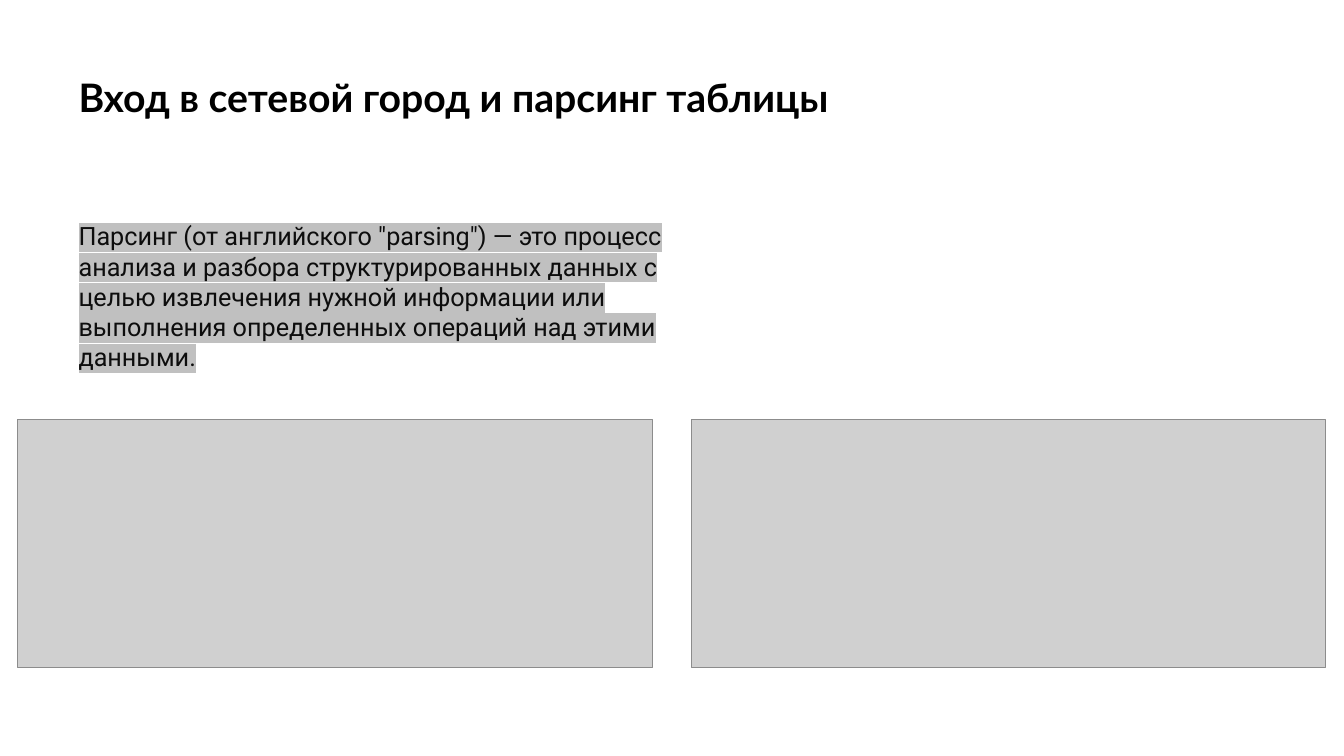
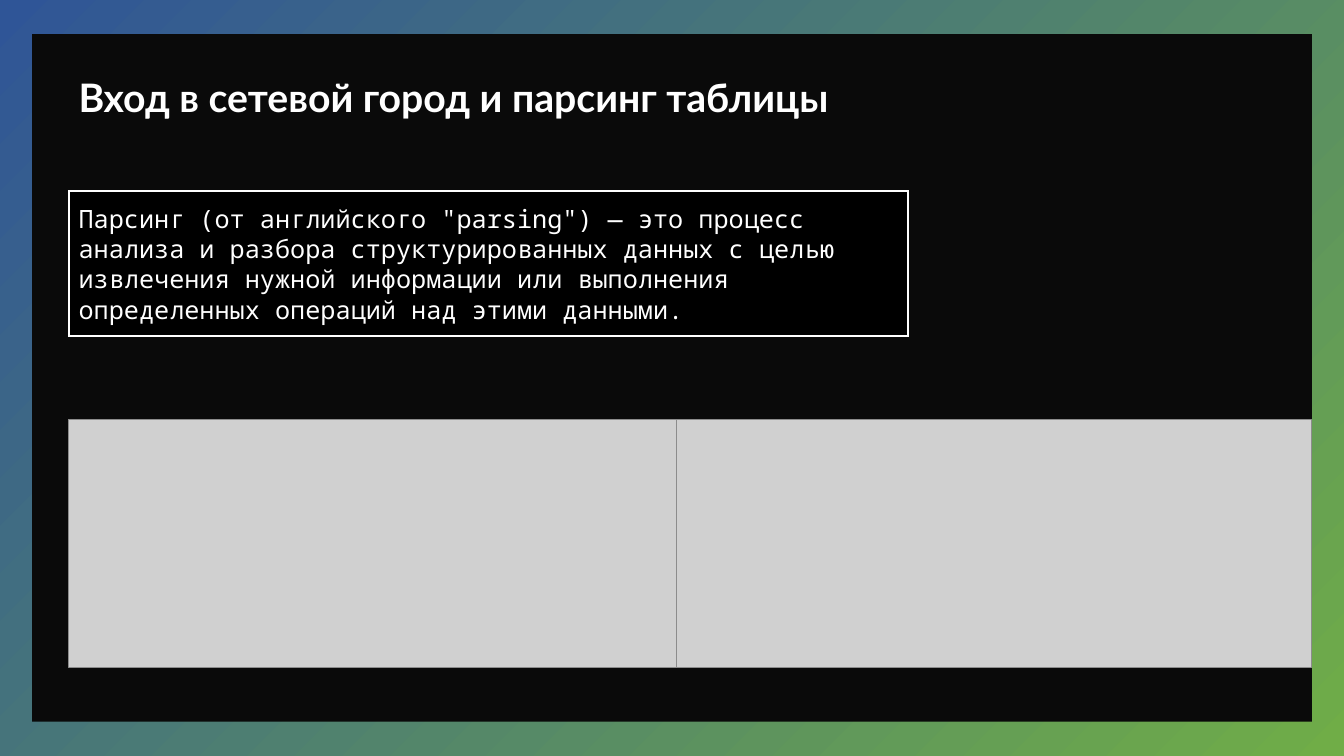
Before and after one commit to FFlop235/School_Project, a slide deck: slide 16 of Анализ оценок из Сетевого Города.pptx. Drawn at 1344x756 pixels with LibreOffice and Linux fonts; fonts in the diff are those of the drawing; grey boxes stand for pictures. Boxes give left, top, right and bottom in pixels: in the first picture for what was removed or moved away, otherwise in the second. Text is boxed around its words. In the diff, an @@ line names an element or a change of style, - is before the commit and + after.

```diff
--- a/Анализ оценок из Сетевого Города.pptx
+++ b/Анализ оценок из Сетевого Города.pptx
@@ background #FFFFFF to gradient #70AD47 to #2F5597 @@
@@ rectangle added at box(32, 34, 1312, 722), fill #0A0A0A @@
@@ text "Вход в сетевой город и ..." at box(79, 83, 828, 119): text colour #000000 to #FFFFFF @@
@@ text "Парсинг (от английского "parsing") — ...": place and size @@
-text "Парсинг (от английского "parsing") — ..." at box(79, 225, 662, 341)
+text "Парсинг (от английского "parsing") — ..." at box(79, 209, 835, 325)
@@ text "Парсинг (от английского "parsing") — ..." at box(79, 209, 835, 325): font Roboto to Noto Sans Mono, text colour #0D0D0D to #FFFFFF, highlight #C0C0C0 to none @@
@@ rectangle added at box(69, 192, 908, 337), fill #000000, outline #FFFFFF 1.5 pt @@
@@ picture: place and size @@
-picture at box(18, 419, 653, 667)
+picture at box(69, 419, 704, 667)
@@ picture: place and size @@
-picture at box(692, 419, 1327, 667)
+picture at box(678, 419, 1313, 667)
```
Also in this commit, not shown: 8 other slides changed, 4 slides added, 4 slides removed, 5 other files.
